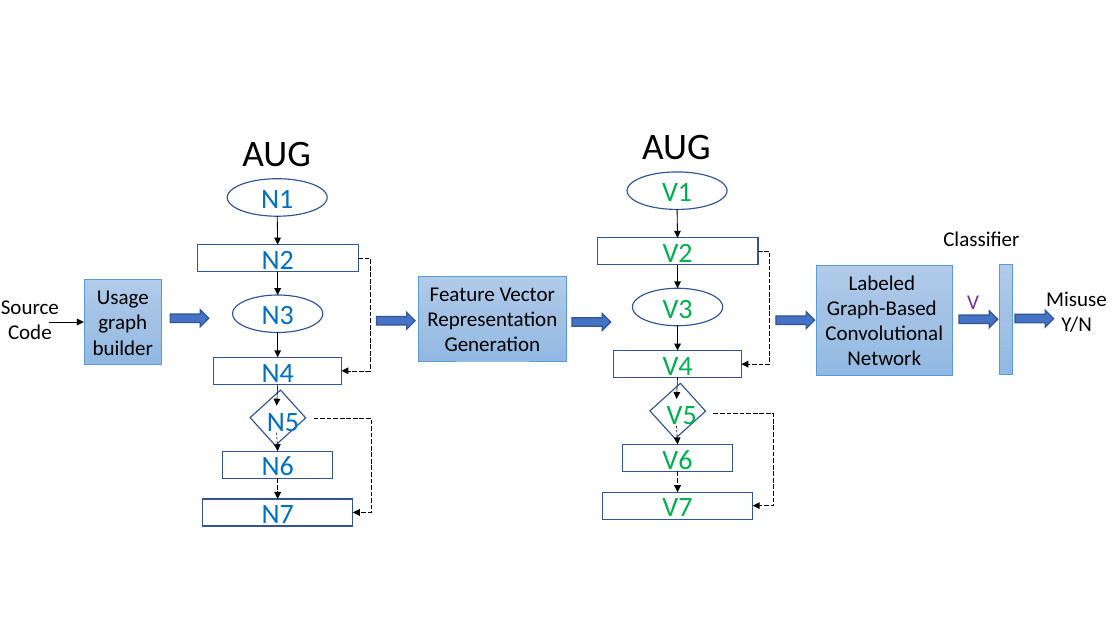
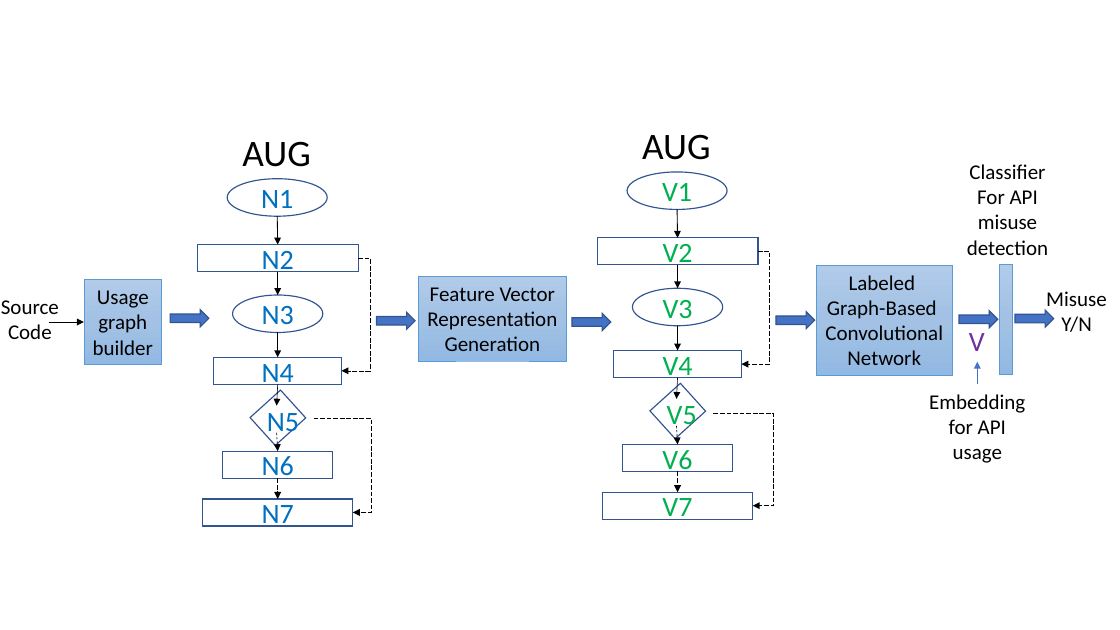
Before and after one commit to daleyli/api-misuse, a slide deck: slide 3 of figures.pptx. Drawn at 1120x630 pixels with LibreOffice and Linux fonts; fonts in the diff are those of the drawing. Boxes give left, top, right and bottom in pixels: in the first picture for what was removed or moved away, otherwise in the second. Text is boxed around its words. In the diff, an @@ line names an element or a change of style, - is before the commit and + after.

```diff
--- a/figures.pptx
+++ b/figures.pptx
@@ text "Classifier": place and size @@
-text "Classifier" at [943, 231, 1019, 246]
+text "Classifier" at [967, 164, 1048, 255]
@@ text at [967, 190, 1048, 255]: paragraph added @@
+For API misuse detection
@@ text "V": place and size @@
-text "V" at [967, 295, 979, 316]
+text "V" at [969, 333, 985, 351]
@@ text "V" at [969, 333, 985, 351]: size 18 to 24 pt @@
@@ arrow added from (978, 385) to (978, 362), #4472C4 0.5 pt @@
@@ text added at [929, 394, 1025, 463], 18 pt, text #000000 @@
+Embedding for API usage
```
Also in this commit, not shown: 2 other files.
